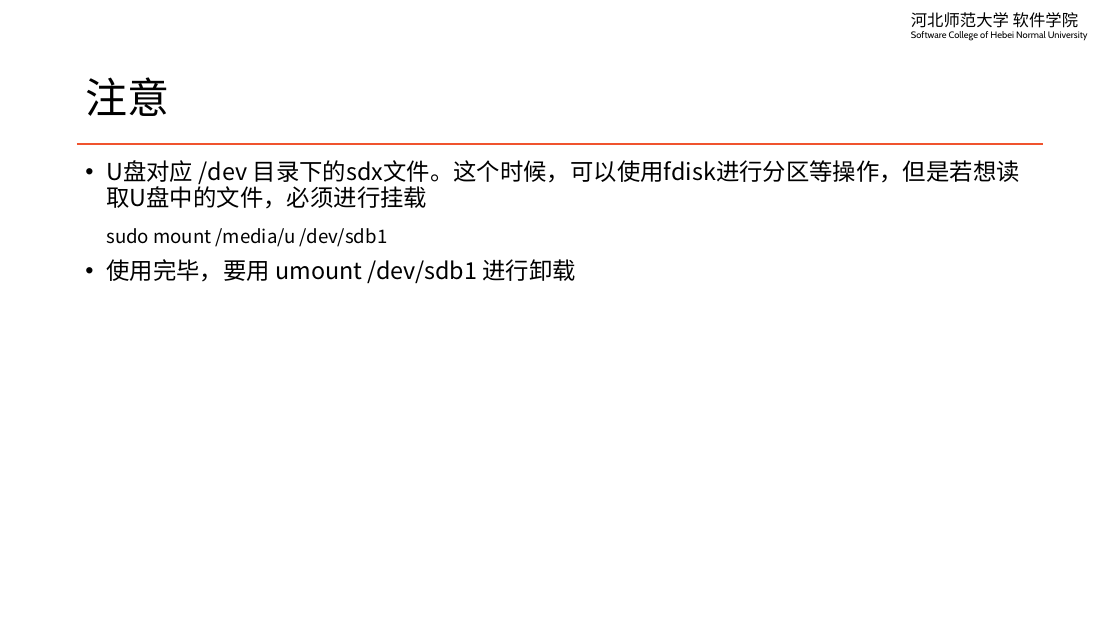
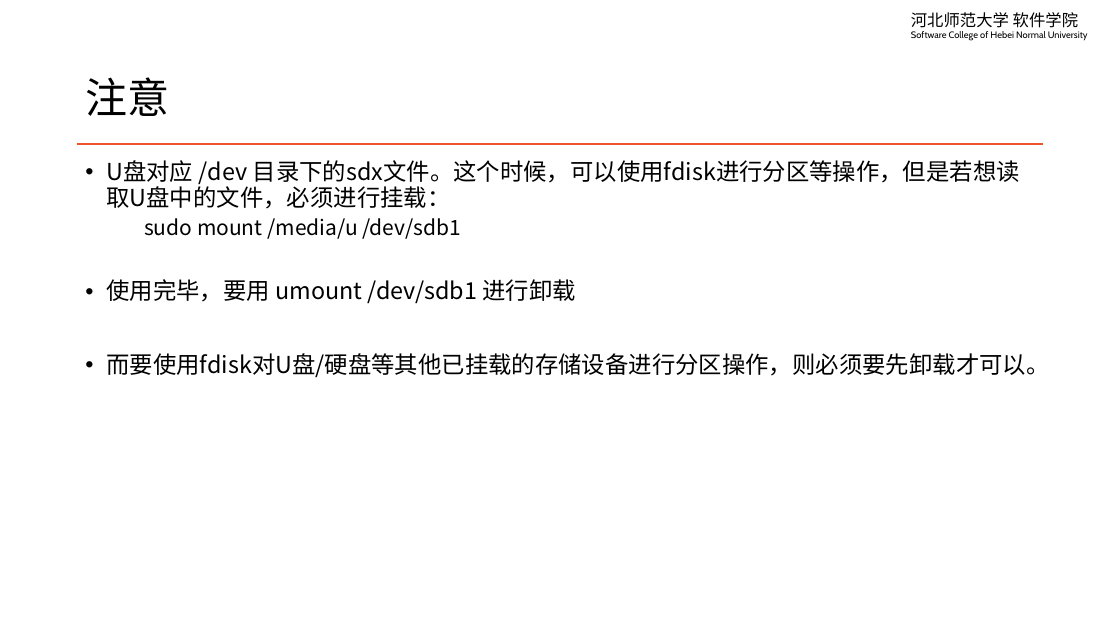
Before and after one commit to edu2act/course-linux-system, a slide deck: slide 14 of materials/slides/ch02-file-system-and-dir-architecture.pptx. Drawn at 1120x630 pixels with LibreOffice and Linux fonts; fonts in the diff are those of the drawing. Boxes give left, top, right and bottom in pixels: in the first picture for what was removed or moved away, otherwise in the second. Text is boxed around its words. In the diff, an @@ line names an element or a change of style, - is before the commit and + after.

```diff
--- a/materials/slides/ch02-file-system-and-dir-architecture.pptx
+++ b/materials/slides/ch02-file-system-and-dir-architecture.pptx
@@ text at (106,160,1020,209): text changed @@
-• U盘对应 /dev 目录下的sdx文件。这个时候，可以使用fdisk进行分区等操作，但是若想读取U盘中的文件，必须进行挂载
+• U盘对应 /dev 目录下的sdx文件。这个时候，可以使用fdisk进行分区等操作，但是若想读取U盘中的文件，必须进行挂载：
@@ text at (144,218,460,239): size 16 to 18 pt in "sudo mount /media/u /dev/sdb1"; list level 1 to 2 in "sudo mount /media/u /dev/sdb1" @@
@@ text at (106,353,1049,377): paragraph added @@
+• 而要使用fdisk对U盘/硬盘等其他已挂载的存储设备进行分区操作，则必须要先卸载才可以。
```
Also in this commit, not shown: 5 other slides changed, 1 other file.
